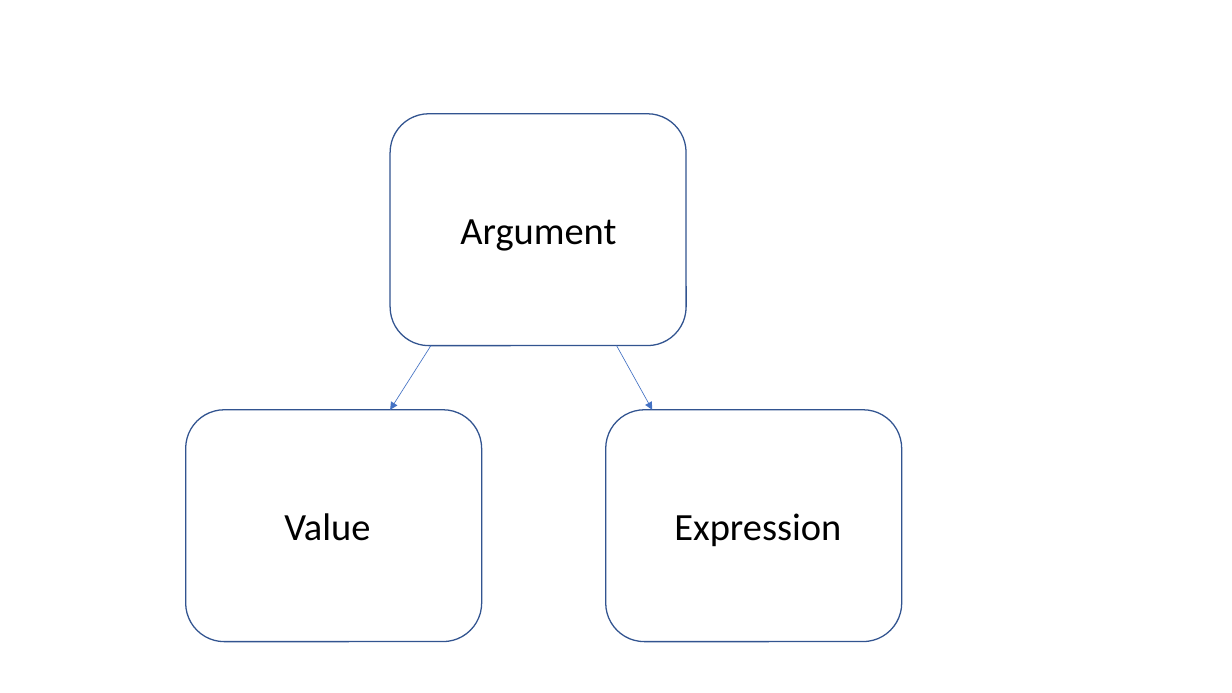
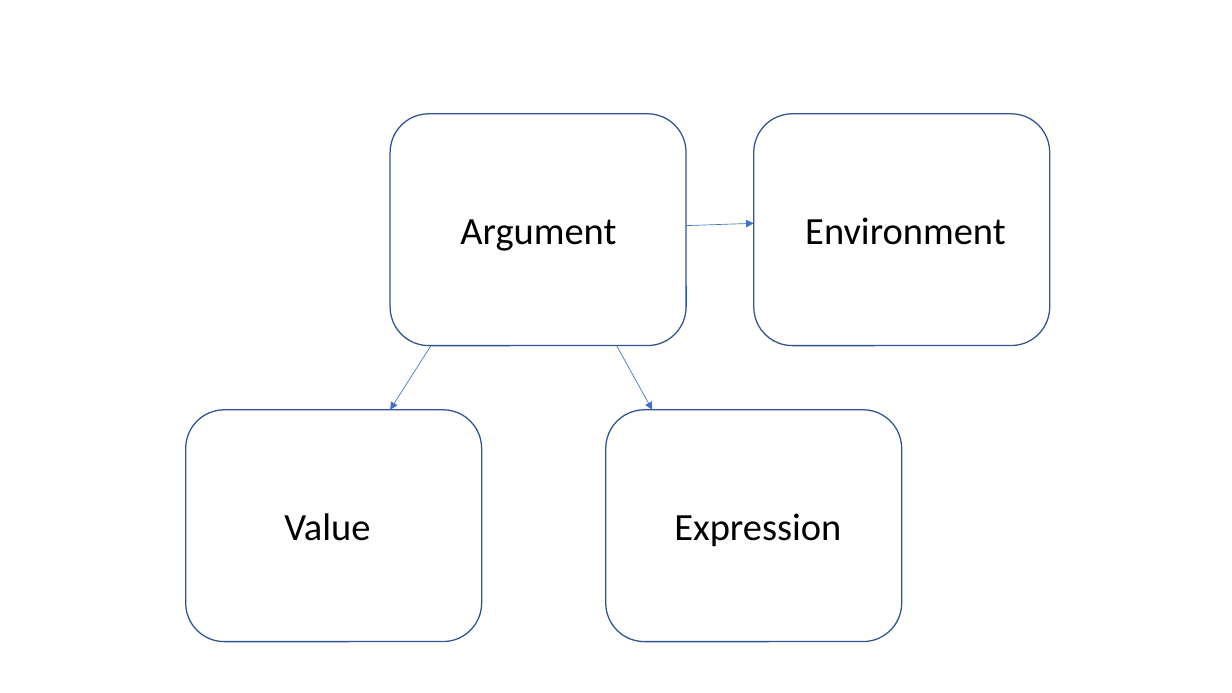
Before and after one commit to EdwinTh/satRday, a slide deck: slide 2 of promise.pptx. Drawn at 1232x693 pixels with LibreOffice and Linux fonts; fonts in the diff are those of the drawing. Boxes give left, top, right and bottom in pixels: in the first picture for what was removed or moved away, otherwise in the second. Text is boxed around its words. In the diff, an @@ line names an element or a change of style, - is before the commit and + after.

```diff
--- a/promise.pptx
+++ b/promise.pptx
@@ rounded rectangle added at <box>754,114,1050,346</box>, outline #325491 1 pt @@
@@ arrow added from (687, 226) to (754, 224), #4472C4 0.5 pt @@
@@ text added at <box>805,217,1005,245</box>, 30 pt, text #000000 @@
+Environment
```
Also in this commit, not shown: 1 slide added, 12 other files.
